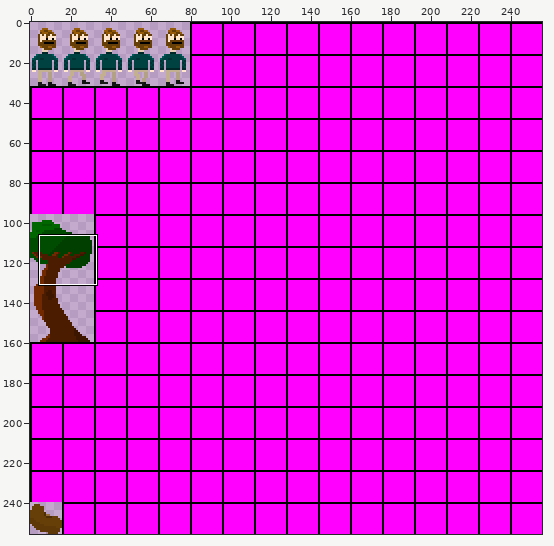
Sprite sheet -- action rpg/res/ss_entity.png. The first picture is a wide view before the edit; the outline marks the close-up.
Close-up. As it was:
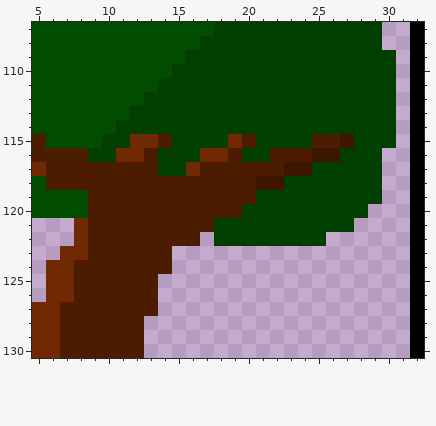
The file is 256x256 pixels. Colours within 5 levels of each other are drawn and written as one. Shown: x 5..32, y 107..130.
Once edited:
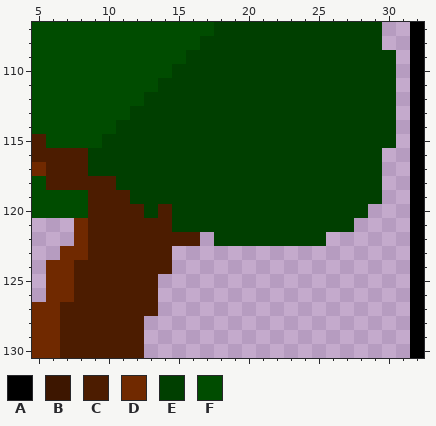
Palette (. is transparent): A #000000  B #3d1600  C #4c1c00  D #702900  E #003f00  F #004c00
Changes in this commit:
Changed rows in their new state; - is an unchanged pixel.
first column x 9:
115 ---EEE----EE----EEE
116 --EEE---EEE--EEEEE-
117 EEEEE--EEEEEEEEE---
118 --EEEEEEEEEEEE-----
119 ---EEEEEEEEE-------
120 ----E-EEEEE--------
121 ------EEE----------
